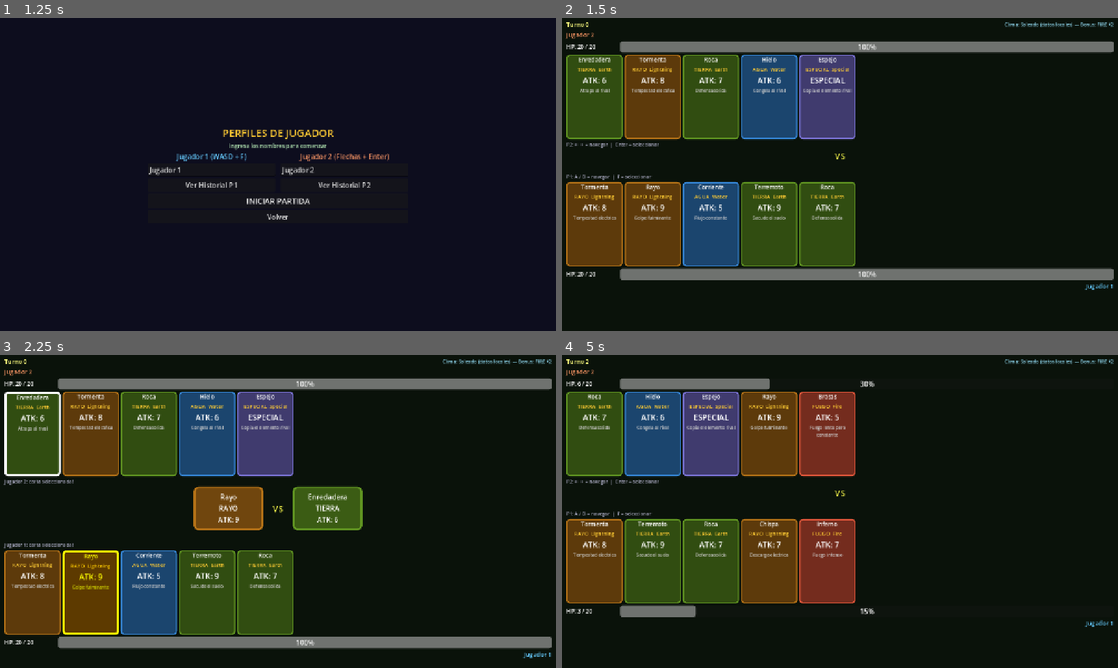
Above: before the commit, frames 1-4 (two rows, left to right).
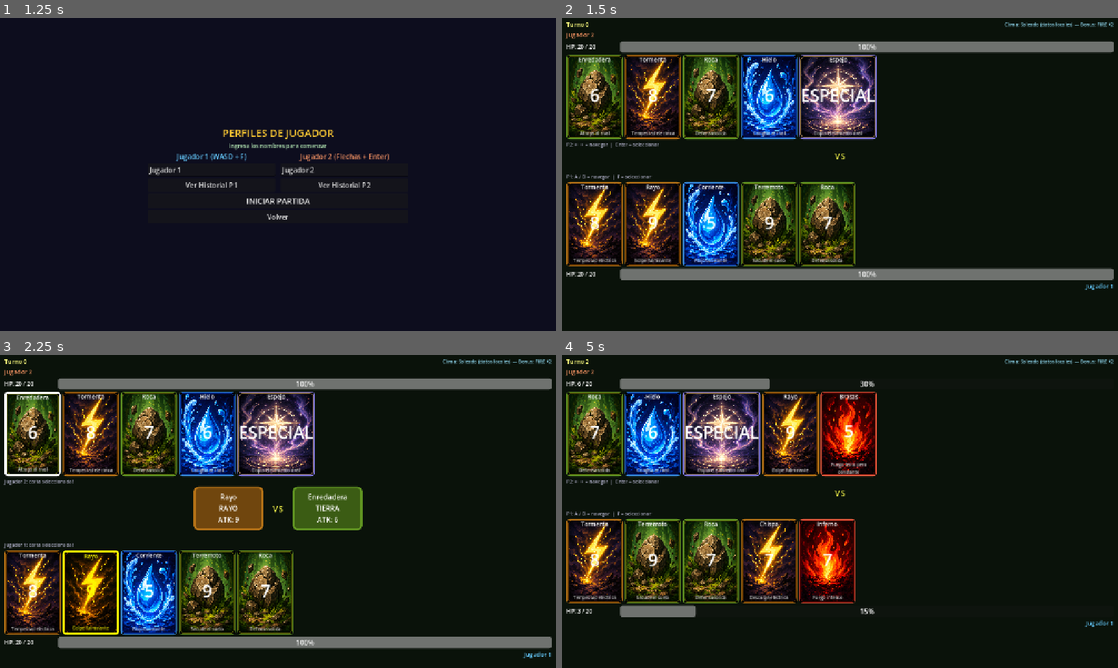
Above: after the commit, the same moments.

Repository: Leonardo2757/Elemental-Clash
Game: Godot game, scene res://scenes/Main.tscn
Same seed, same stepped clock (60 frames per second), same inputs: the game is played once before the commit and once after it.
Inputs (mouse positions are in pixels of both pictures, inside the frame that each line leads up to):
- Up to frame 1 (1.25 s): click "JUGAR" at 0.5 s
- Up to frame 2 (1.5 s): click "INICIAR PARTIDA" at 1.25 s
- Up to frame 3 (2.25 s): tap Enter at 2 s; move the mouse to (33, 433) at 2.02 s; hold D from 2.03 s (still down); tap F at 2.1 s; click (33, 433) at 2.17 s
- Up to frame 4 (5 s): release D at 2.78 s; hold A 2.78-3.53 s; tap Enter at 2.85, 4.25 s; click (595, 433) at 2.92 s; tap Space at 3.5 s; move the mouse to (650, 433) at 3.52 s; hold D from 3.53 s (still down); tap Keypad Enter at 3.6 s; click (650, 433) at 3.67 s; move the mouse to (712, 433) at 4.27 s; tap F at 4.35 s; click (712, 433) at 4.42 s

Frame 1 is identical in both runs. In frame 2, 24% of the frame differs, in the area x 1-57%, y 11-80%; in frame 3, 24%; in frame 4, 25%.

Commit message:
Texturas y mejoras visuales

Diff:
--- a/Elemental-Clash-Game/scenes/CardNode.tscn
+++ b/Elemental-Clash-Game/scenes/CardNode.tscn
@@ -1,46 +1,45 @@
-[gd_scene load_steps=2 format=3 uid="uid://card_node"]
+[gd_scene format=3 uid="uid://djvq6g8w6lb3q"]
 
-[ext_resource type="Script" path="res://scripts/CardNode.gd" id="1"]
+[ext_resource type="Script" uid="uid://cx0h0afvmsfn0" path="res://scripts/CardNode.gd" id="1"]
 
-[node name="CardNode" type="PanelContainer"]
+[node name="CardNode" type="PanelContainer" unique_id=1638369602]
 custom_minimum_size = Vector2(130, 180)
+offset_right = 130.0
+offset_bottom = 180.0
 script = ExtResource("1")
 
-[node name="VBox" type="VBoxContainer" parent="."]
-layout_mode = 1
-anchors_preset = 15
-anchor_right = 1.0
-anchor_bottom = 1.0
-offset_left = 6
-offset_top = 6
-offset_right = -6
-offset_bottom = -6
+[node name="TextureRect" type="TextureRect" parent="." unique_id=1068805891]
+layout_mode = 2
+expand_mode = 1
 
-[node name="LabelName" type="Label" parent="VBox"]
+[node name="VBox" type="VBoxContainer" parent="." unique_id=1147469402]
 layout_mode = 2
+
+[node name="LabelName" type="Label" parent="VBox" unique_id=172854959]
+custom_minimum_size = Vector2(0, 17.96)
+layout_mode = 2
+theme_override_font_sizes/font_size = 13
 text = "Card Name"
 horizontal_alignment = 1
 autowrap_mode = 2
-theme_override_font_sizes/font_size = 13
 
-[node name="LabelElement" type="Label" parent="VBox"]
+[node name="LabelAtk" type="Label" parent="VBox" unique_id=385014119]
 layout_mode = 2
-text = "FIRE"
+size_flags_vertical = 6
+size_flags_stretch_ratio = 5.8
+theme_override_colors/font_color = Color(1, 1, 1, 1)
+theme_override_font_sizes/font_size = 39
+text = "0"
 horizontal_alignment = 1
-theme_override_colors/font_color = Color(1, 0.8, 0.2, 1)
-theme_override_font_sizes/font_size = 12
+vertical_alignment = 1
 
-[node name="LabelAtk" type="Label" parent="VBox"]
+[node name="LabelDesc" type="Label" parent="VBox" unique_id=754553020]
+custom_minimum_size = Vector2(0, 19.685)
 layout_mode = 2
-text = "ATK: 0"
-horizontal_alignment = 1
-theme_override_font_sizes/font_size = 18
-theme_override_colors/font_color = Color(1, 1, 1, 1)
-
-[node name="LabelDesc" type="Label" parent="VBox"]
-layout_mode = 2
+size_flags_vertical = 10
+theme_override_colors/font_color = Color(0.8, 0.8, 0.8, 1)
+theme_override_font_sizes/font_size = 10
 text = "Descripcion"
 horizontal_alignment = 1
+vertical_alignment = 1
 autowrap_mode = 2
-theme_override_font_sizes/font_size = 10
-theme_override_colors/font_color = Color(0.8, 0.8, 0.8, 1)
--- a/Elemental-Clash-Game/scenes/Main.tscn
+++ b/Elemental-Clash-Game/scenes/Main.tscn
@@ -655,9 +655,9 @@
 layout_mode = 2
 size_flags_vertical = 3
 
-[node name="List" type="VBoxContainer" parent="Screens/ScreenLeaderboard/VBox/Scroll" unique_id=907078110]
-layout_mode = 2
-size_flags_horizontal = 3
+[node name="Grid" type="GridContainer" parent="Screens/ScreenLeaderboard/VBox/Scroll" unique_id=705275918]
+layout_mode = 2
+columns = 4
 
 [node name="BtnBack" type="Button" parent="Screens/ScreenLeaderboard/VBox" unique_id=175741504]
 layout_mode = 2
--- a/Elemental-Clash-Game/scripts/CardNode.gd
+++ b/Elemental-Clash-Game/scripts/CardNode.gd
@@ -4,9 +4,9 @@
 signal card_clicked(card_data: CardData, player_owner: int)
 
 @onready var _label_name    : Label = $VBox/LabelName
-@onready var _label_element : Label = $VBox/LabelElement
 @onready var _label_atk     : Label = $VBox/LabelAtk
 @onready var _label_desc    : Label = $VBox/LabelDesc
+@onready var _texture : TextureRect = $TextureRect
 
 var card_data   : CardData = null
 var player_owner: int      = 1
@@ -21,13 +21,12 @@
 func _refresh() -> void:
 	if card_data == null: return
 	_label_name.text    = card_data.card_name
-	_label_element.text = card_data.emoji + "  " + card_data.element_name()
 	_label_desc.text    = card_data.description
 
 	if card_data.is_special():
 		_label_atk.text = "ESPECIAL"
 	else:
-		_label_atk.text = "ATK: %d" % card_data.attack
+		_label_atk.text = "%d" % card_data.attack
 
 	var sb = StyleBoxFlat.new()
 	sb.bg_color        = card_data.color.darkened(0.5)
@@ -41,6 +40,18 @@
 	sb.corner_radius_bottom_left  = 8
 	sb.corner_radius_bottom_right = 8
 	add_theme_stylebox_override("panel", sb)
+
+	match card_data.element:
+		CardData.Element.FIRE:
+			_texture.texture = load("res://assets/cards/fire.png")
+		CardData.Element.WATER:
+			_texture.texture = load("res://assets/cards/water.png")
+		CardData.Element.EARTH:
+			_texture.texture = load("res://assets/cards/earth.png")
+		CardData.Element.LIGHTNING:
+			_texture.texture = load("res://assets/cards/lightning.png")
+		CardData.Element.SPECIAL:
+			_texture.texture = load("res://assets/cards/special.png")
 
 func set_selected(v: bool) -> void:
 	if v:
--- a/Elemental-Clash-Game/scripts/ScreenLeaderboard.gd
+++ b/Elemental-Clash-Game/scripts/ScreenLeaderboard.gd
@@ -1,41 +1,54 @@
 extends Control
 
-@onready var _list       : VBoxContainer = $VBox/Scroll/List
+@onready var _grid       : GridContainer = $VBox/Scroll/Grid
 @onready var _btn_back   : Button        = $VBox/BtnBack
 @onready var _lbl_loading: Label         = $VBox/LblLoading
 
 func _ready() -> void:
 	_btn_back.pressed.connect(_on_back)
+	GameManager.state_changed.connect(_on_state_changed)
 
-func _on_visibility_changed() -> void:
-	if visible:
+func _on_state_changed(s: GameManager.GameState) -> void:
+	if s == GameManager.GameState.LEADERBOARD:
 		_load_leaderboard()
 
 func _load_leaderboard() -> void:
 	_lbl_loading.text    = "Cargando tabla..."
 	_lbl_loading.visible = true
-	for c in _list.get_children(): c.queue_free()
-	await get_tree().process_frame
+	for c in _grid.get_children():
+		c.queue_free()
 
 	var lb = DatabaseManager.get_leaderboard()
 	if lb.is_empty():
+		_lbl_loading.text = "Aun no hay partidas registradas."
+		return
+
+	var headers = ["#", "Jugador", "Victorias", "Partidas"]
+	var col_widths = [40, 200, 100, 100]
+
+	for i in headers.size():
 		var lbl = Label.new()
-		lbl.text = "Aun no hay partidas registradas."
-		_list.add_child(lbl)
-	else:
-		var header = Label.new()
-		header.text = "# | Jugador              | Victorias | Partidas"
-		header.add_theme_font_size_override("font_size", 14)
-		_list.add_child(header)
-		for i in lb.size():
-			var p   = lb[i]
-			var row = Label.new()
-			row.text = "%d  |  %-20s |     %d     |    %d" % [
-				i + 1, p.get("name", "?"),
-				p.get("wins",  0),
-				p.get("games", 0)
-			]
-			_list.add_child(row)
+		lbl.text = headers[i]
+		lbl.custom_minimum_size = Vector2(col_widths[i], 0)
+		lbl.horizontal_alignment = HORIZONTAL_ALIGNMENT_CENTER
+		lbl.add_theme_color_override("font_color", Color("f2a623"))
+		lbl.add_theme_font_size_override("font_size", 14)
+		_grid.add_child(lbl)
+
+	for i in lb.size():
+		var p = lb[i]
+		var cols = [
+			str(i + 1),
+			p.get("name", "?"),
+			str(int(p.get("wins", 0))),
+			str(int(p.get("games", 0)))
+		]
+		for j in cols.size():
+			var cell = Label.new()
+			cell.text = cols[j]
+			cell.custom_minimum_size = Vector2(col_widths[j], 0)
+			cell.horizontal_alignment = HORIZONTAL_ALIGNMENT_CENTER
+			_grid.add_child(cell)
 
 	_lbl_loading.visible = false
 
Binary file added: Elemental-Clash-Game/assets/cards/earth.png
Not shown, added: Elemental-Clash-Game/assets/cards/earth.png.import
Binary file added: Elemental-Clash-Game/assets/cards/fire.png
Not shown, added: Elemental-Clash-Game/assets/cards/fire.png.import
Binary file added: Elemental-Clash-Game/assets/cards/lightning.png
Not shown, added: Elemental-Clash-Game/assets/cards/lightning.png.import
Binary file added: Elemental-Clash-Game/assets/cards/special.png
Not shown, added: Elemental-Clash-Game/assets/cards/special.png.import
Binary file added: Elemental-Clash-Game/assets/cards/water.png
Not shown, added: Elemental-Clash-Game/assets/cards/water.png.import
